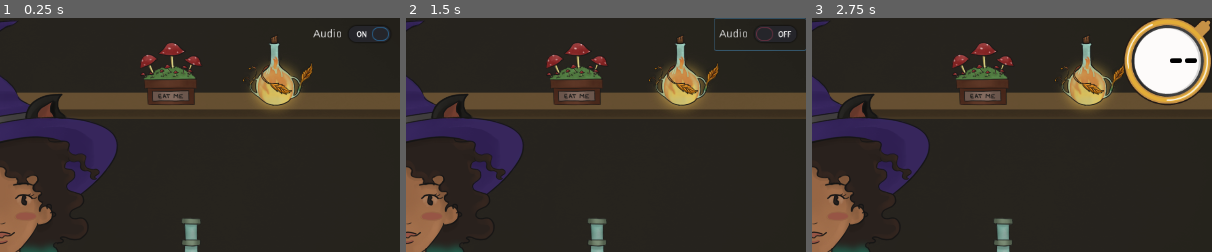
Above: before the commit, frames 1-3 (left to right).
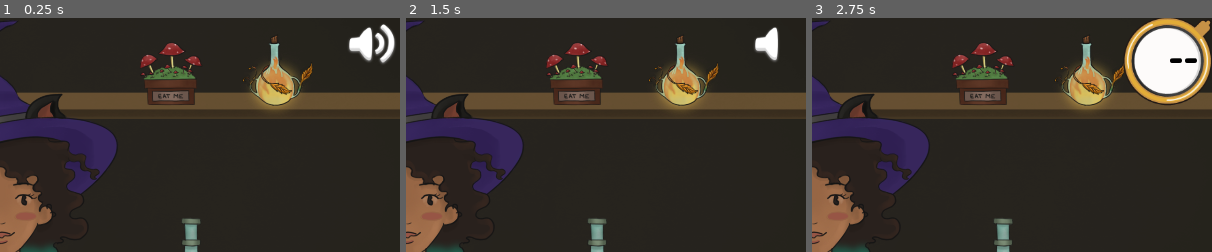
Above: after the commit, the same moments.

Repository: organicpencil/godot-wild-3
Game: Godot game, scene res://start.tscn
The game is run twice, just before and just after one commit, with the same random seed, the same clock (stepped at 60 frames per second) and the same inputs. The engine's default icon, where the game draws it, is replaced by a stand-in: a white triangle on a blue panel in a dark square.
Inputs (mouse positions are % of the whole screen's width and height, from its top left; square brackets give the same spot before the commit, where the layout moved):
- Up to frame 1 (0.25 s): no input
- Up to frame 2 (1.5 s): click (32, 10) at 0.52 s; click (96, 6) [94, 4] at 1.25 s
- Up to frame 3 (2.75 s): click "Begin" at 2 s
The pictures show only the part of the screen within x 50-100%, y 0-50%; the shares and areas given below are measured in that part.

The runs differ from the first frame. In frame 1, 1.3% of the frame differs, in the area x 78-99%, y 2-20%; in frame 2, 1.0%; in frame 3, nothing differs.

Commit message:
Fix audio button issues, new audio button icon

Diff:
--- a/project/menu/audio_button.gd
+++ b/project/menu/audio_button.gd
@@ -1,15 +1,8 @@
-extends CheckButton
+extends TextureButton
 
-export var start_muted = false # For testing
 
 func _ready():
-	if start_muted:
-		AudioServer.set_bus_mute(0, true)
-
-	connect("visibility_changed", self, "update_status")
-
-func update_status():
 	pressed = !AudioServer.is_bus_mute(0)
 
-func _toggled(button_pressed):
-	AudioServer.set_bus_mute(0, !AudioServer.is_bus_mute(0))
+func _toggled(button_pressed: bool):
+	AudioServer.set_bus_mute(0, !button_pressed)
--- a/project/menu/audio_button.tscn
+++ b/project/menu/audio_button.tscn
@@ -1,10 +1,13 @@
-[gd_scene load_steps=2 format=2]
+[gd_scene load_steps=4 format=2]
 
 [ext_resource path="res://menu/audio_button.gd" type="Script" id=1]
+[ext_resource path="res://menu/b_Sound1.png" type="Texture" id=2]
+[ext_resource path="res://menu/b_Sound1_Inactive.png" type="Texture" id=3]
 
-[node name="AudioButton" type="CheckButton"]
-margin_right = 117.0
-margin_bottom = 40.0
-text = "Audio"
-flat = true
+[node name="AudioButton" type="TextureButton"]
+margin_right = 64.0
+margin_bottom = 64.0
+toggle_mode = true
+texture_normal = ExtResource( 3 )
+texture_pressed = ExtResource( 2 )
 script = ExtResource( 1 )
--- a/project/start.tscn
+++ b/project/start.tscn
@@ -174,8 +174,9 @@
 [node name="AudioButton" parent="Menu" instance=ExtResource( 20 )]
 anchor_left = 1.0
 anchor_right = 1.0
-margin_left = -117.0
-margin_right = 0.0
+margin_left = -68.0
+margin_right = -4.0
+focus_mode = 0
 
 [node name="Shop" parent="." instance=ExtResource( 21 )]
 visible = false
Binary file added: project/menu/b_Sound1.png
Not shown, added: project/menu/b_Sound1.png.import
Binary file added: project/menu/b_Sound1_Inactive.png
Not shown, added: project/menu/b_Sound1_Inactive.png.import
